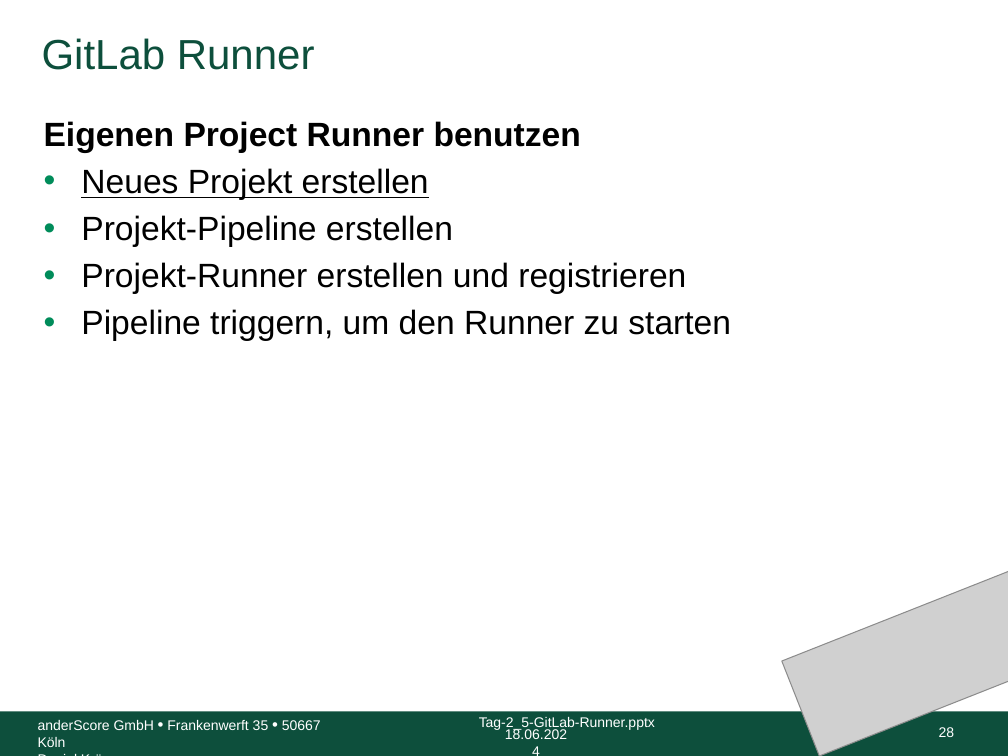
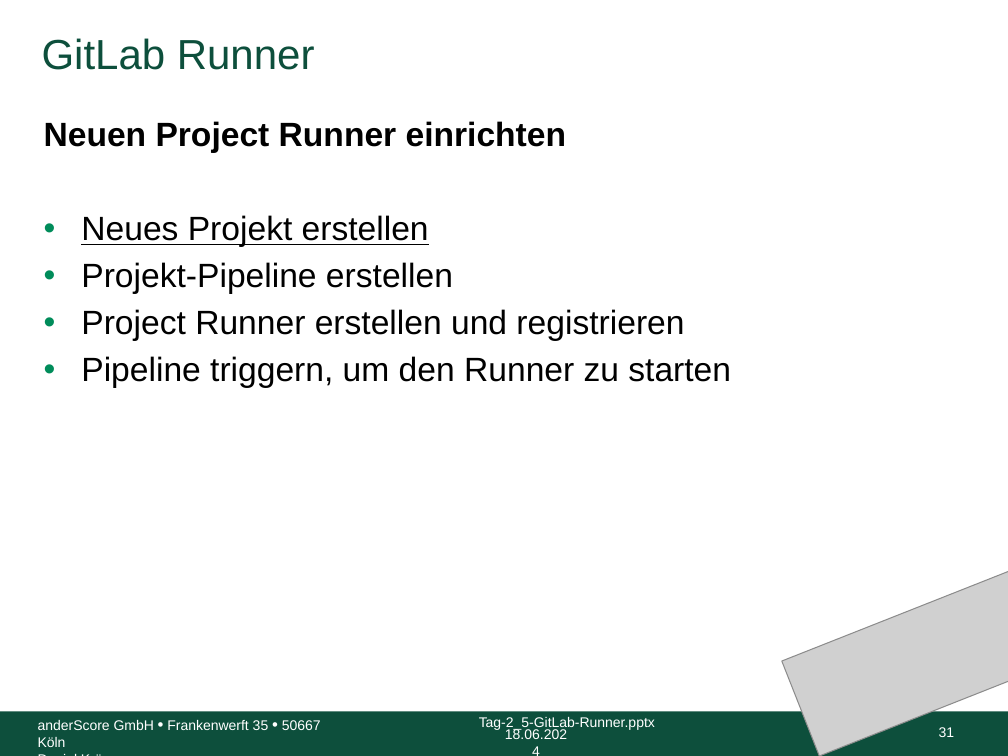
Before and after one commit to anderscore-gmbh/gitlab, a slide deck: slide 31 of slides/Tag-2_5-GitLab-Runner.pptx (slide 28 before the commit). Drawn at 1008x756 pixels with LibreOffice and Linux fonts; fonts in the diff are those of the drawing; grey boxes stand for pictures; background and template pictures are left out. Boxes give left, top, right and bottom in pixels: in the first picture for what was removed or moved away, otherwise in the second. Text is boxed around its words. In the diff, an @@ line names an element or a change of style, - is before the commit and + after.

```diff
--- a/slides/Tag-2_5-GitLab-Runner.pptx
+++ b/slides/Tag-2_5-GitLab-Runner.pptx
@@ text at <box>44,121,567,153</box>: text changed @@
-Eigenen Project Runner benutzen
+Neuen Project Runner einrichten
@@ text at <box>81,309,684,341</box>: text changed @@
-• Projekt-Runner erstellen und registrieren
+• Project Runner erstellen und registrieren
@@ page number at <box>939,727,955,737</box>: text changed @@
-28
+31
```
Also in this commit, not shown: 26 other slides changed, 3 slides added, 2 slides removed, 1 other file.
